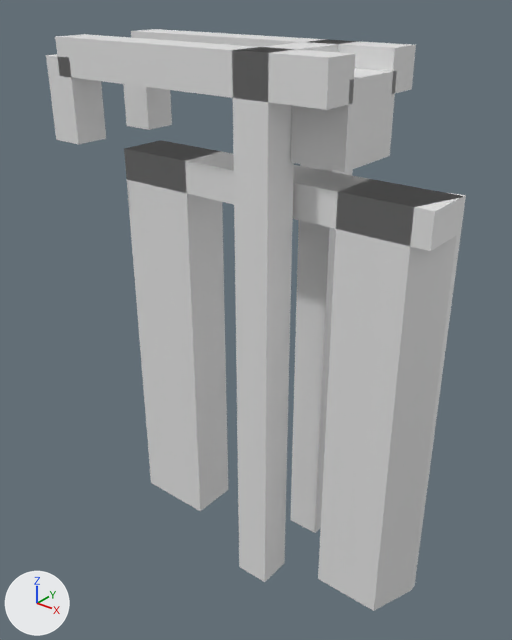
Before and after pictures for a commit that changed the glTF model models/dodewaard/dodewaard-brug-2383feb5/dodewaard-brug-2383feb5.glb.
Rendered twice from a camera (50 mm lens) standing at (9.81, -12.91, 4.76) and looking at (-0.59, 0.09, -3.3). Arrows for +X, +Y and +Z are at lower left; the lights stay in place. The picture after the commit comes second.

Script lines for the objects in view, before the commit:
```python
ob_building_balans = bpy.data.objects.new('building:balans', me_balans)
ob_building_balans.location = (0.0, 0.0, 0.0)
ob_building_balans_2 = bpy.data.objects.new('building:balans 2', me_balans_2)
ob_building_balans_2.location = (0.0, 0.0, 0.0)
ob_building_contragewicht = bpy.data.objects.new('building:contragewicht', me_contragewicht)
ob_building_contragewicht.location = (0.0, 0.0, 0.0)
ob_building_hamei = bpy.data.objects.new('building:hamei', me_hamei)
ob_building_hamei.location = (0.0, 0.0, 0.0)
ob_building_hamei_2 = bpy.data.objects.new('building:hamei 2', me_hamei_2)
ob_building_hamei_2.location = (0.0, 0.0, 0.0)
ob_building_hangstang = bpy.data.objects.new('building:hangstang', me_hangstang)
ob_building_hangstang.location = (0.0, 0.0, 0.0)
ob_building_hangstang_2 = bpy.data.objects.new('building:hangstang 2', me_hangstang_2)
ob_building_hangstang_2.location = (0.0, 0.0, 0.0)
ob_building_portaal = bpy.data.objects.new('building:portaal', me_portaal)
ob_building_portaal.location = (0.0, 0.0, 0.0)
ob_road_dek = bpy.data.objects.new('road:dek', me_dek)
ob_road_dek.location = (0.0, 0.0, 0.0)
# also in view: 'road:landhoofd (aangenomen) 2' at (3.25, 0.05, -4.62); 'road:landhoofd (aangenomen)' at (-3.25, 0.0, -4.62)
```
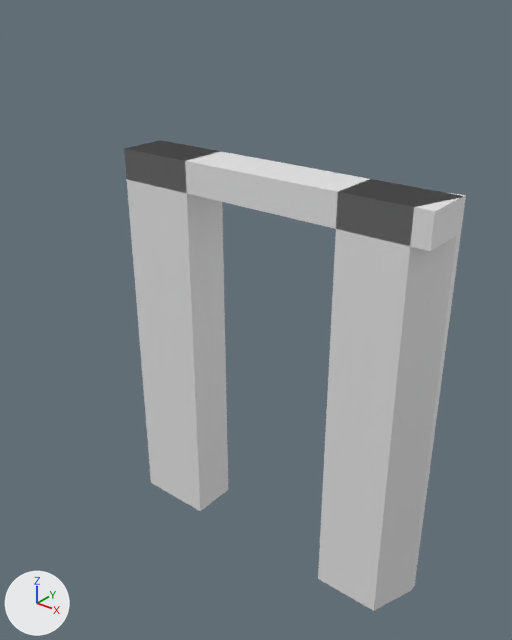
What differs and where, as boxes [x1, y1, x2, y2] in the pictures (512 x 640 px):
'building:hamei 2', deleted: before [232, 47, 294, 582]
'building:balans 2', deleted: before [55, 34, 355, 110]
'building:hamei', deleted: before [291, 39, 360, 533]
'building:contragewicht', deleted: before [291, 68, 396, 172]
'building:balans', deleted: before [131, 29, 416, 94]
'building:hangstang 2', deleted: before [46, 54, 106, 144]
'building:hangstang', deleted: before [123, 84, 172, 130]
'building:portaal', deleted: before [247, 41, 343, 52]

Diff of the bpy script that builds the scene:
```diff
--- a/models/dodewaard/dodewaard-brug-2383feb5/dodewaard-brug-2383feb5.glb.py
+++ b/models/dodewaard/dodewaard-brug-2383feb5/dodewaard-brug-2383feb5.glb.py
@@ ob_building_hamei @@
-ob_building_hamei = bpy.data.objects.new('building:hamei', me_hamei)
-ob_building_hamei.location = (0.0, 0.0, 0.0)
@@ ob_building_hamei_2 @@
-ob_building_hamei_2 = bpy.data.objects.new('building:hamei 2', me_hamei_2)
-ob_building_hamei_2.location = (0.0, 0.0, 0.0)
@@ ob_building_portaal @@
-ob_building_portaal = bpy.data.objects.new('building:portaal', me_portaal)
-ob_building_portaal.location = (0.0, 0.0, 0.0)
@@ ob_building_balans @@
-ob_building_balans = bpy.data.objects.new('building:balans', me_balans)
-ob_building_balans.location = (0.0, 0.0, 0.0)
@@ ob_building_hangstang @@
-ob_building_hangstang = bpy.data.objects.new('building:hangstang', me_hangstang)
-ob_building_hangstang.location = (0.0, 0.0, 0.0)
@@ ob_building_balans_2 @@
-ob_building_balans_2 = bpy.data.objects.new('building:balans 2', me_balans_2)
-ob_building_balans_2.location = (0.0, 0.0, 0.0)
@@ ob_building_hangstang_2 @@
-ob_building_hangstang_2 = bpy.data.objects.new('building:hangstang 2', me_hangstang_2)
-ob_building_hangstang_2.location = (0.0, 0.0, 0.0)
@@ ob_building_contragewicht @@
-ob_building_contragewicht = bpy.data.objects.new('building:contragewicht', me_contragewicht)
-ob_building_contragewicht.location = (0.0, 0.0, 0.0)
```
